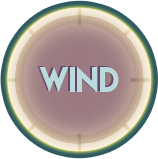
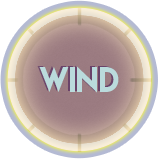
The second w=158, h=159 image is a revision of the first. Changes to its layers:
pixels changed over (x1=0, y1=0, x2=158, y2=159) (layer not identified)
